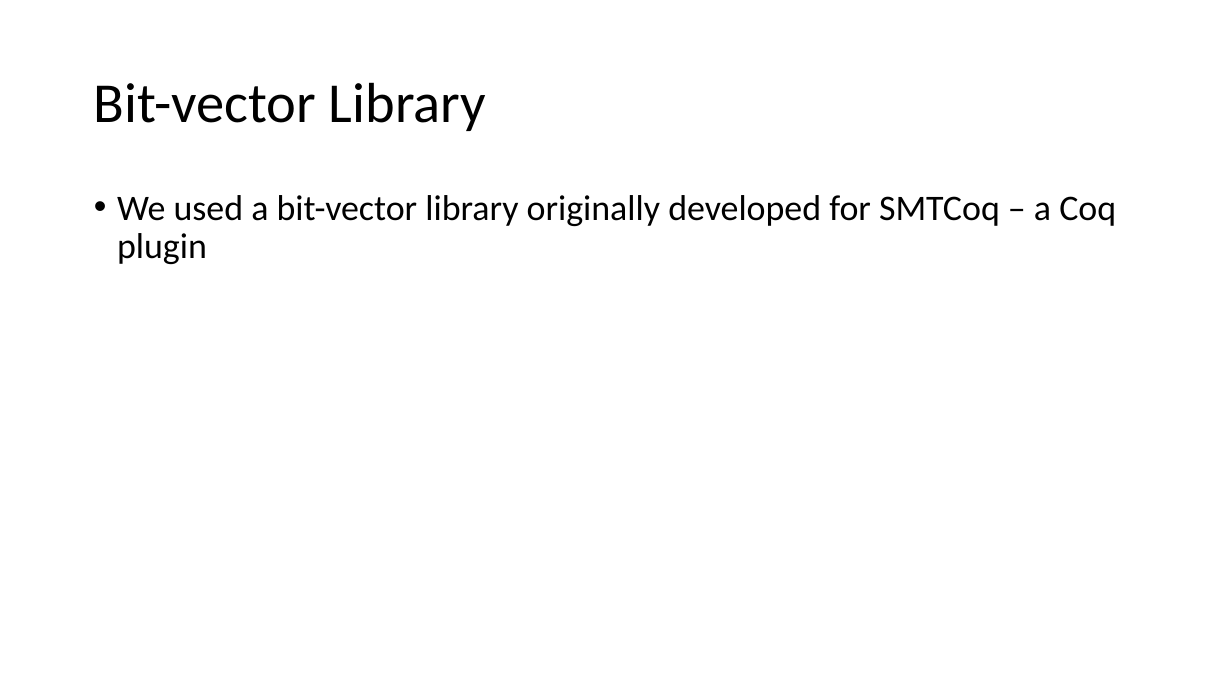
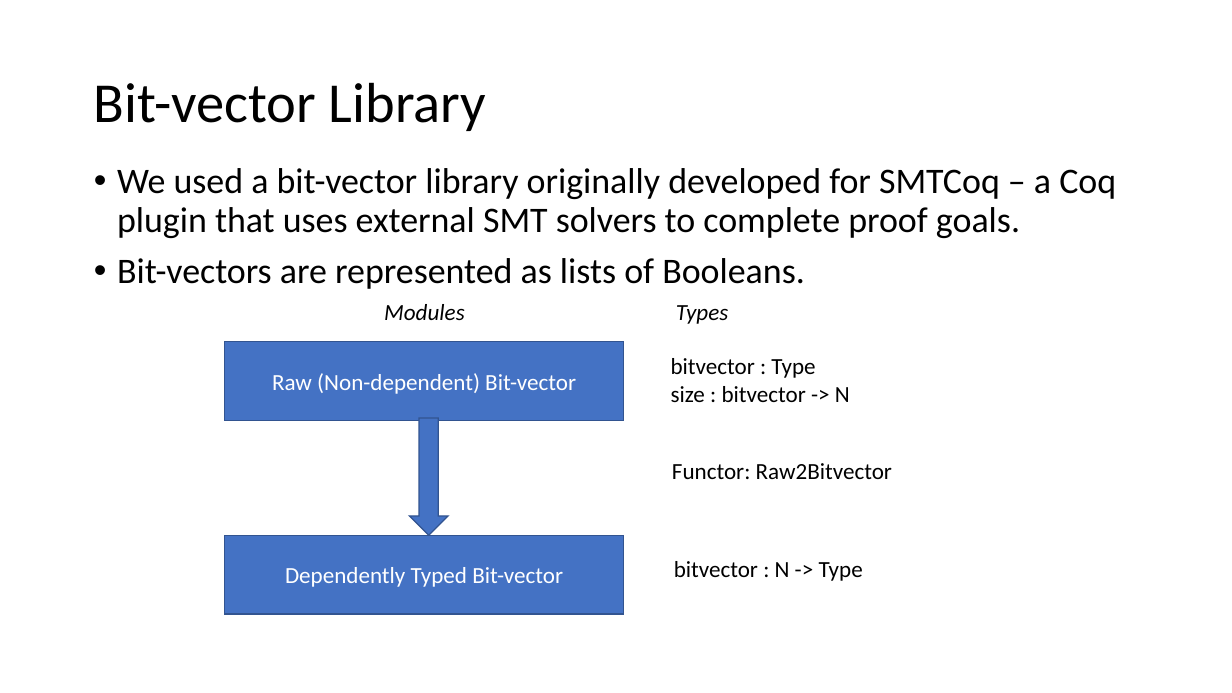
Before and after one commit to arjunvish/pxtp2019presentation, a slide deck: slide 9 of Presentation.pptx. Drawn at 1232x693 pixels with LibreOffice and Linux fonts; fonts in the diff are those of the drawing. Boxes give left, top, right and bottom in pixels: in the first picture for what was removed or moved away, otherwise in the second. Text is boxed around its words. In the diff, an @@ line names an element or a change of style, - is before the commit and + after.

Commit message:
More slides talking about the library

```diff
--- a/Presentation.pptx
+++ b/Presentation.pptx
@@ text at [117, 168, 1116, 289]: text changed @@
-• We used a bit-vector library originally developed for SMTCoq – a Coq plugin
+• We used a bit-vector library originally developed for SMTCoq – a Coq plugin that uses external SMT solvers to complete proof goals.
+• Bit-vectors are represented as lists of Booleans.
@@ text added at [384, 304, 465, 320], 18 pt, text #000000, italic @@
+Modules
@@ text added at [676, 305, 728, 324], 18 pt, text #000000, italic @@
+Types
@@ rectangle added at [225, 342, 624, 421], fill #4472C4, outline #325491 1 pt, 18 pt, text #FFFFFF @@
+Raw (Non-dependent) Bit-vector
@@ text added at [671, 358, 850, 402], 18 pt, text #000000 @@
+bitvector : Type
+size : bitvector -> N
@@ right arrow added at [410, 418, 449, 536], fill #4472C4, outline #325491 1 pt @@
@@ text added at [672, 463, 892, 479], 18 pt, text #000000 @@
+Functor: Raw2Bitvector
@@ rectangle added at [225, 535, 624, 614], fill #4472C4, outline #325491 1 pt, 18 pt, text #FFFFFF @@
+Dependently Typed Bit-vector
@@ text added at [674, 561, 863, 581], 18 pt, text #000000 @@
+bitvector : N -> Type
```
Also in this commit, not shown: 1 slide added.
